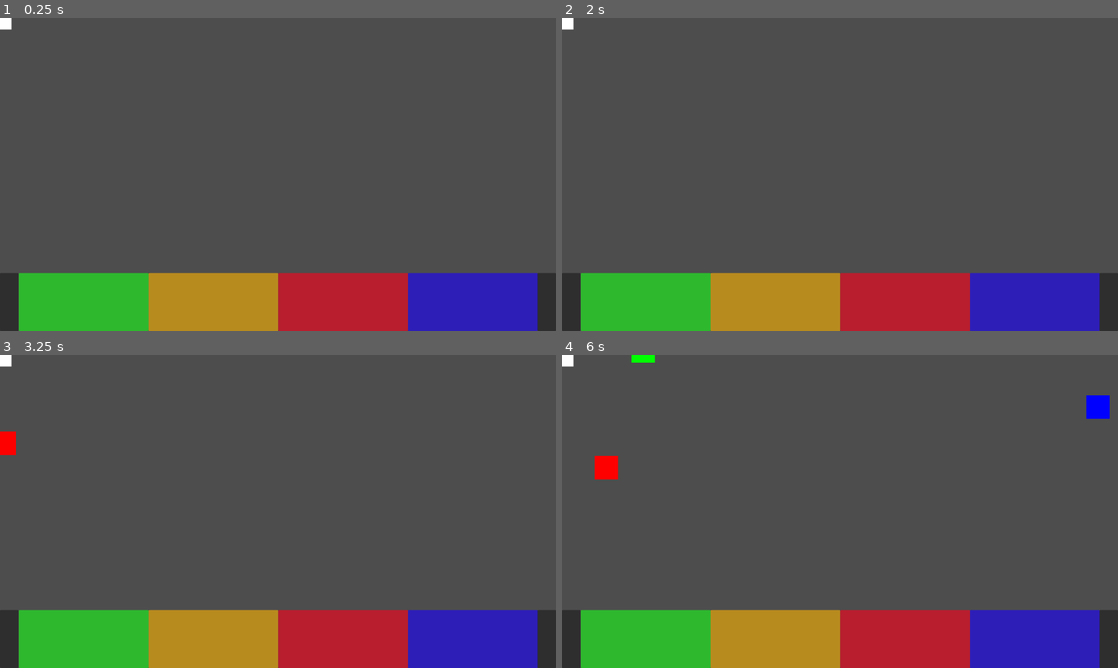
Above: before the commit, frames 1-4 (two rows, left to right).
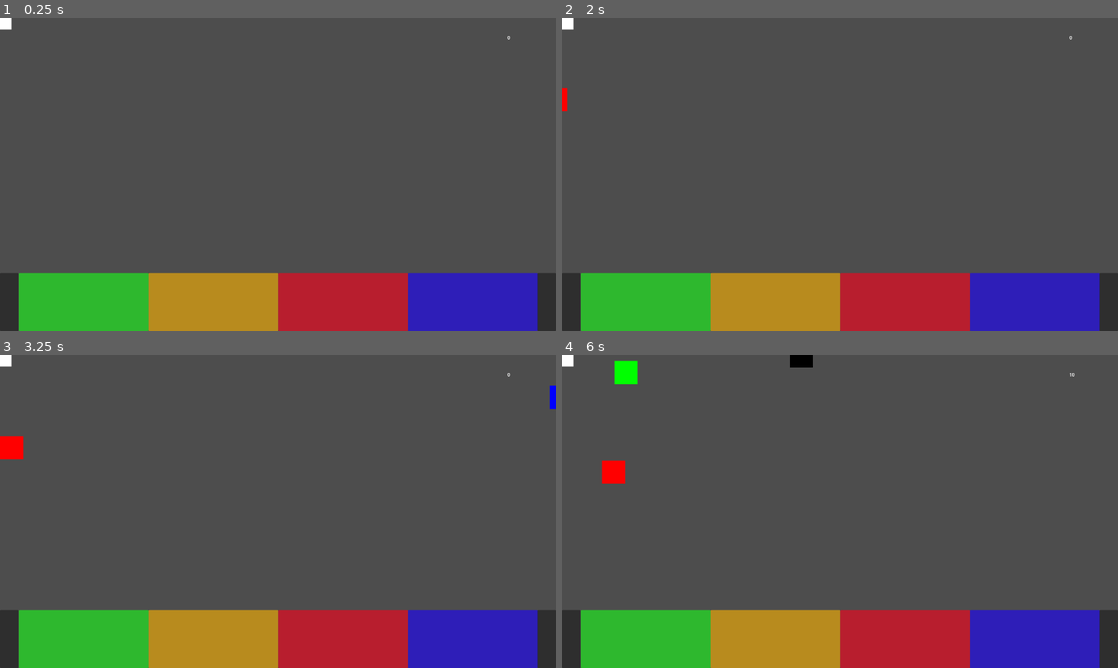
Above: after the commit, the same moments.

Repository: vitorjusto/Robot-Hospital-Rush
Game: Godot game, scene res://Scenes/Main.tscn
The game is run twice, just before and just after one commit, with the same random seed, the same clock (stepped at 60 frames per second) and the same inputs.
Inputs:
- Up to frame 1 (0.25 s): no input
- Up to frame 2 (2 s): tap Enter at 0.5 s; hold Right (Right) from 0.53 s (still down); tap Space (Shoot) at 0.6, 1.25, 1.35 s
- Up to frame 3 (3.25 s): tap Enter at 2 s; release Right (Right) at 2.03 s; hold Left (Left) 2.03-2.78 s; tap Space (Shoot) at 2.1, 2.85 s; hold Right (Right) from 2.78 s (still down)
- Up to frame 4 (6 s): tap Space (Shoot) every 0.75 s from 3.6 to 5.85 s; release Right (Right) at 4.28 s; hold Left (Left) 4.28-5.03 s; hold Right (Right) 5.03-5.78 s; hold Left (Left) from 5.78 s (still down)

The runs differ from the first frame. In frame 1, less than 0.1% of the frame differs, in the area x 91-92%, y 5-7%; in frame 2, less than 0.1%; in frame 3, 0.3%; in frame 4, 1.2%, in the area x 5-99%, y 0-42%.

Commit message:
create score system

Diff:
--- a/Scenes/Main.tscn
+++ b/Scenes/Main.tscn
@@ -1,8 +1,9 @@
-[gd_scene load_steps=12 format=3 uid="uid://c4tytguh4igeq"]
+[gd_scene load_steps=13 format=3 uid="uid://c4tytguh4igeq"]
 
 [ext_resource type="PackedScene" uid="uid://ciwkb2k38w8cb" path="res://Scenes/Player/Player.tscn" id="1_r150o"]
 [ext_resource type="PackedScene" uid="uid://bh2budpka75hd" path="res://Scenes/Manager/FixersManager.tscn" id="2_idj7w"]
 [ext_resource type="PackedScene" uid="uid://bk3yft8xok8y4" path="res://Scenes/Manager/RobotManager.tscn" id="3_kln2b"]
+[ext_resource type="Script" uid="uid://bq22mwjych3ky" path="res://Script/Manager/hud.gd" id="4_rgh2o"]
 
 [sub_resource type="StyleBoxFlat" id="StyleBoxFlat_idj7w"]
 content_margin_left = 0.0
@@ -224,3 +225,13 @@
 rotation = -1.5707964
 shape = SubResource("RectangleShape2D_idj7w")
 one_way_collision = true
+
+[node name="hud" type="CanvasLayer" parent="."]
+script = ExtResource("4_rgh2o")
+
+[node name="lblScore" type="Label" parent="hud"]
+offset_left = 1752.0
+offset_top = 56.0
+offset_right = 1844.0
+offset_bottom = 79.0
+text = "0"
--- a/Script/Fixers/shootProjectile.gd
+++ b/Script/Fixers/shootProjectile.gd
@@ -3,8 +3,10 @@
 
 var active = false
 var speed = 2200
+var score = 0
 var fixersHolding : Array[fixer]
 @onready var col : CollisionShape2D = get_node("CollisionShape2D")
+@onready var hud : Hud = get_tree().root.get_node("/root/Main/hud")
 
 func _physics_process(delta: float) -> void:
 	if not active:
@@ -91,6 +93,7 @@
 	active = value
 	visible = value
 	col.disabled = not value
+	score = 0
 
 func onScreenExited() -> void:
 	for f in fixersHolding:
@@ -102,5 +105,6 @@
 
 func onRobotDetected(body: Node2D) -> void:
 	var robot : Robot = body
-
 	robot.defeat()
+	score += 10
+	hud.add_score(score)
--- /dev/null
+++ b/Script/Manager/hud.gd
@@ -0,0 +1,12 @@
+extends CanvasLayer
+class_name Hud
+
+var score = 0
+@onready var lblScore : Label = get_node("lblScore")
+
+func _process(delta: float) -> void:
+	pass
+
+func add_score(s: int):
+	score += s
+	lblScore.text = "%d" % score
--- a/Script/Manager/robotManager.gd
+++ b/Script/Manager/robotManager.gd
@@ -7,7 +7,7 @@
 @export var rightAnchor : Array[Node2D]
 @export var topAnchor : Array[Node2D]
 
-var timer = 100
+var timer = 70
 
 func _ready() -> void:
 	for i in range(0, 50):
@@ -18,7 +18,7 @@
 
 	if timer <= 0:
 		addRobot()
-		timer = 100
+		timer = 70
 
 
 func addNewRobot() -> Robot:
Not shown, added: Script/Manager/hud.gd.uid
